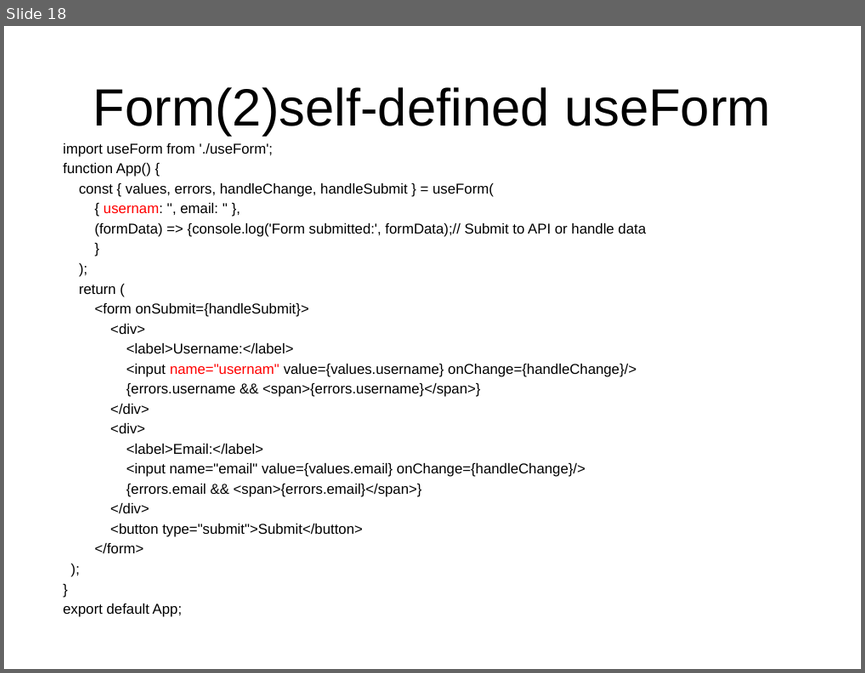
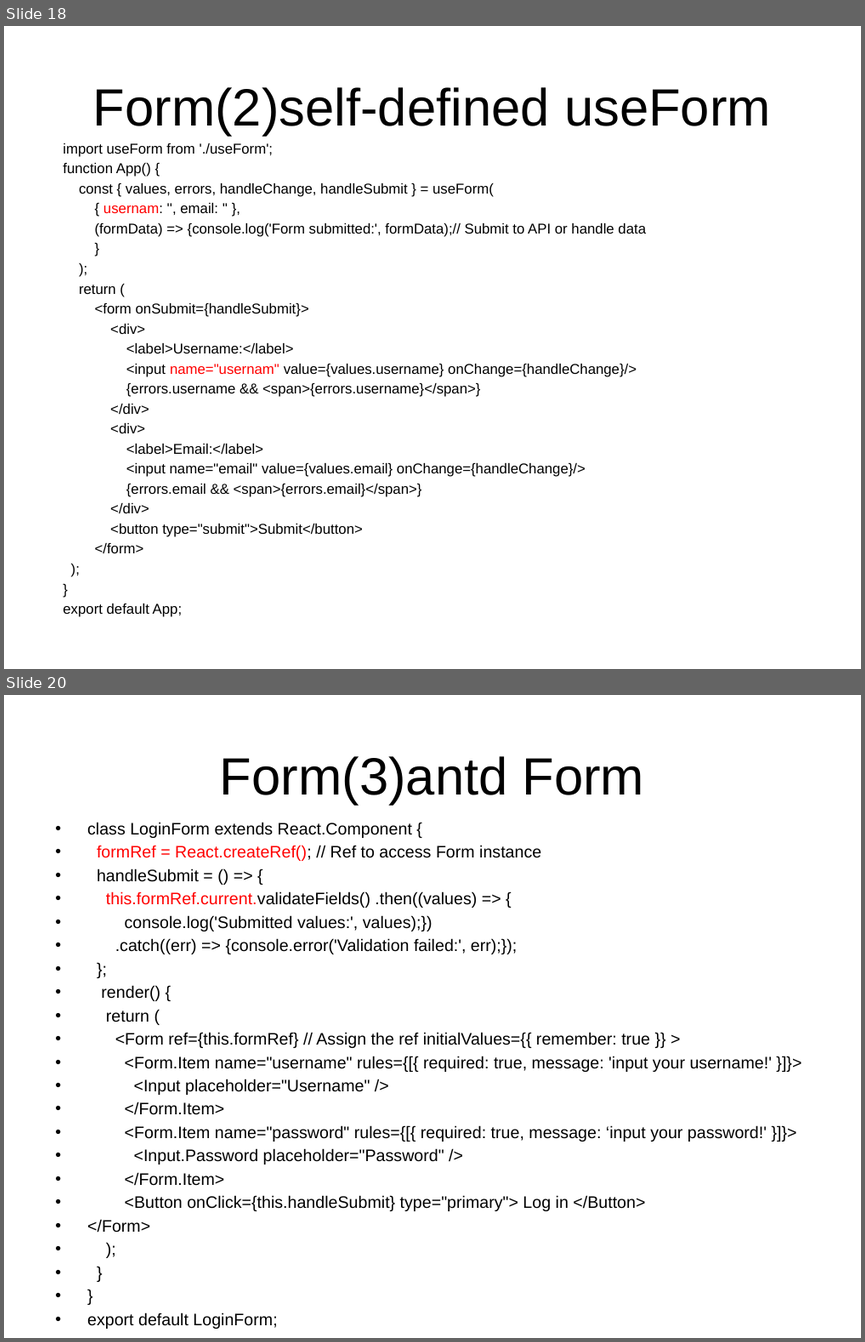
Before and after one commit to andywang2019/interview, a slide deck: lecture/lesson.pptx. Shown one above the other, each under a label of ours: slide 18 before the commit, slides 18 and 20 after it; the slides between them are not shown. The pictures are 865x673 and 865x1342 pixels, drawn with LibreOffice and Linux fonts; fonts in the diff are those of the drawing. Boxes give left, top, right and bottom in pixels: in the first picture for what was removed or moved away, otherwise in the second. Text is boxed around its words. In the diff, an @@ line names an element or a change of style, - is before the commit and + after.

```diff
--- a/lecture/lesson.pptx
+++ b/lecture/lesson.pptx
@@ slide 20 added at [4, 695, 861, 1338], background #FFFFFF @@
@@ title added at [220, 756, 645, 805], 44 pt, text #000000 @@
+Form(3)antd Form
@@ text added at [87, 822, 772, 1232], 14 pt, text #000000 @@
+• class LoginForm extends React.Component {
+• formRef = React.createRef(); // Ref to access Form instance
+• handleSubmit = () => {
+• this.formRef.current.validateFields() .then((values) => {
+• console.log('Submitted values:', values);})
+• .catch((err) => {console.error('Validation failed:', err);});
+• };
+• render() {
+• return (
+• <Form ref={this.formRef} // Assign the ref initialValues={{ remember: true }} >
+• <Form.Item name="username" rules={[{ required: true, message: 'input your username!' }]}>
+• <Input placeholder="Username" />
+• </Form.Item>
+• <Form.Item name="password" rules={[{ required: true, message: ‘input your password!' }]}>
+• <Input.Password placeholder="Password" />
+• </Form.Item>
+• <Button onClick={this.handleSubmit} type="primary"> Log in </Button>
+• </Form>
+• );
+• }
+• }
+• export default LoginForm;
```
Also in this commit, not shown: 2 slides changed, 2 other slides added, 36 other files.
